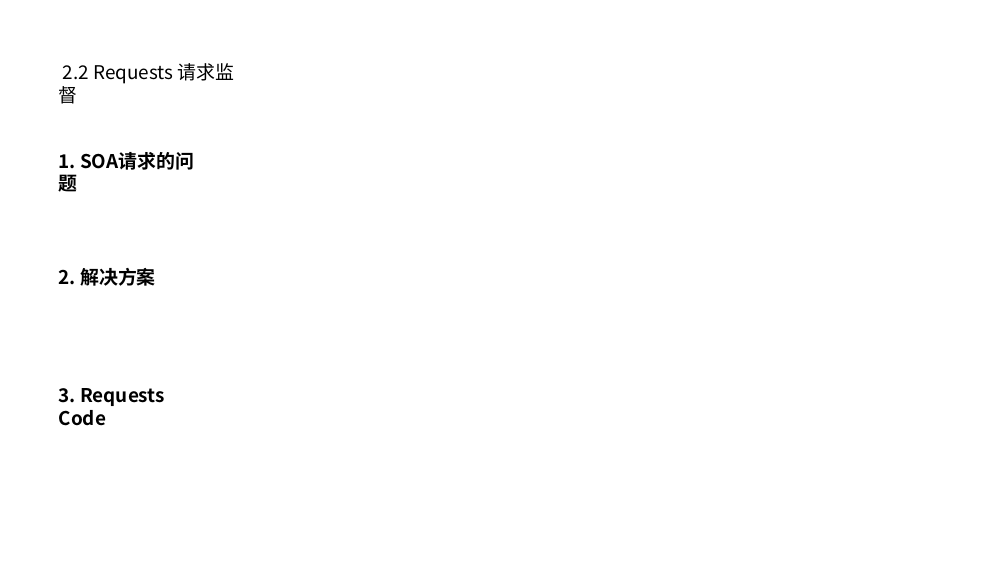
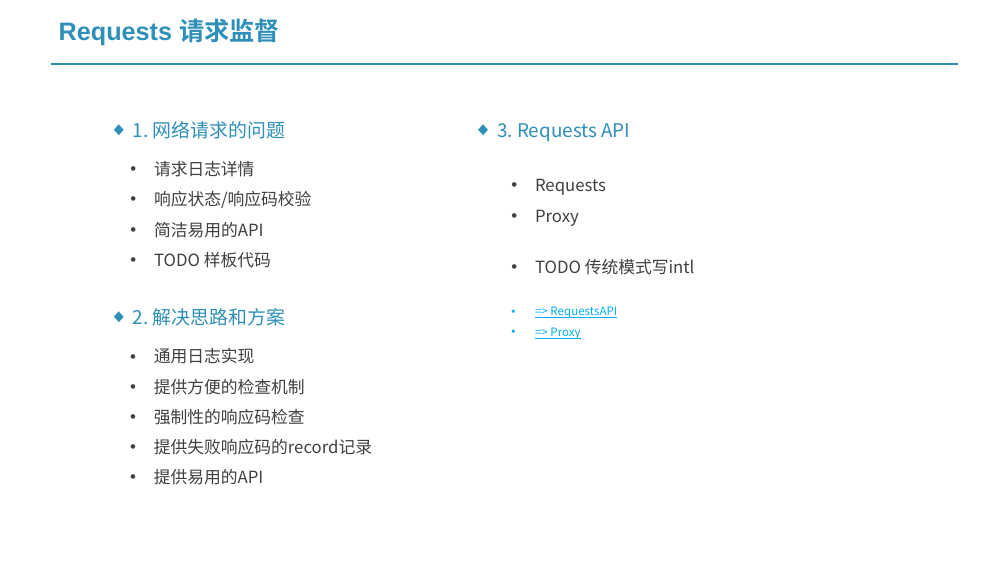
Before and after one commit to project-vrml/vrml, a slide deck: slide 10 of 基于Vavr的开发工具集.pptx (slide 7 before the commit). Drawn at 1008x567 pixels with LibreOffice and Linux fonts; fonts in the diff are those of the drawing. Boxes give left, top, right and bottom in pixels: in the first picture for what was removed or moved away, otherwise in the second. Text is boxed around its words. In the diff, an @@ line names an element or a change of style, - is before the commit and + after.

```diff
--- a/基于Vavr的开发工具集.pptx
+++ b/基于Vavr的开发工具集.pptx
@@ text at (x1=59, y1=18, x2=280, y2=46): text changed; size 18 to 24 pt; font Noto Sans CJK SC to Arial; text colour #000000 to #2E90B8; bold on @@
-2.2 Requests 请求监督
+Requests 请求监督
@@ line added from (51, 64) to (958, 64), #2E90B8 2.25 pt @@
@@ text added at (x1=133, y1=121, x2=285, y2=139), 18 pt, text #2E90B8 @@
+◆ 1. 网络请求的问题
@@ text at (x1=497, y1=123, x2=630, y2=142): text changed; text colour #000000 to #2E90B8; bold off @@
-3. Requests Code
+◆ 3. Requests API
@@ text removed at (x1=59, y1=154, x2=76, y2=169) @@
-1. SOA请求的问题
@@ text added at (x1=154, y1=161, x2=311, y2=268), 16 pt, text #404040 @@
+• 请求日志详情
+• 响应状态/响应码校验
+• 简洁易用的API
+• TODO 样板代码
@@ text added at (x1=535, y1=178, x2=695, y2=339), 16 pt, text #404040 @@
+• Requests
+• Proxy
+• TODO 传统模式写intl
+• => RequestsAPI
+• => Proxy
@@ text at (x1=133, y1=308, x2=285, y2=326): text changed; text colour #000000 to #2E90B8; bold off @@
-2. 解决方案
+◆ 2. 解决思路和方案
@@ text added at (x1=154, y1=348, x2=372, y2=485), 16 pt, text #404040 @@
+• 通用日志实现
+• 提供方便的检查机制
+• 强制性的响应码检查
+• 提供失败响应码的record记录
+• 提供易用的API
```
Also in this commit, not shown: 2 other slides changed, 10 slides added, 6 slides removed, 11 other files.
